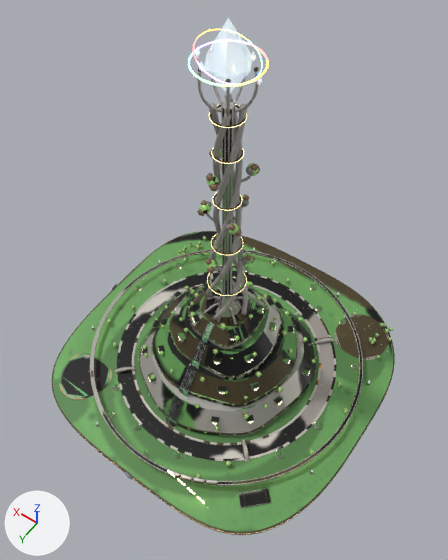
The FBX model SpaceStation/Assets/_Project/Art/Models/Modules/SM_Evo_OrbitalCity.fbx as it was, and as the next commit left it.
Rendered twice from a 50 mm camera at (-4.96, 2.21, 8.28) aimed at (-2.19, -1.66, 2.2). Every picture has the same lights, and +X, +Y and +Z are marked at lower left. The older version comes first. Where no turn or scale is listed for an object, it has been applied to the vertices. Vertices at exactly the same position are counted once.

In view in the first picture: 'Emblem_Fx_OrbitalCity', 'SMN_Evo_OrbitalCity' and 3 more.
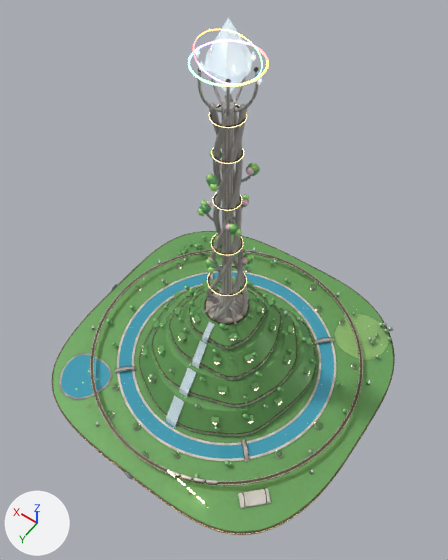
Pixel boxes [x1, y1, x2, y2] of what changed, in the pictures (448 x 560 px):
part 1 of me_emblem_fx_orbitalcity_002, added
    after: [119, 273, 334, 459]
part 2 of me_emblem_fx_orbitalcity_002, added
    after: [61, 355, 110, 397]
part 3 of me_emblem_fx_orbitalcity_002, reshaped
    after: [166, 322, 214, 428]
part 4 of me_smn_evo_orbitalcity_002, deleted
    before: [61, 322, 214, 428]
part 5 of me_smn_evo_orbitalcity_002, deleted
    before: [119, 273, 334, 459]
part 6 of me_smn_evo_orbitalcity_002, surface changed
    both: [52, 106, 393, 535]

The change, as a diff of the scene's bpy script:
```diff
--- a/SpaceStation/Assets/_Project/Art/Models/Modules/SM_Evo_OrbitalCity.fbx.py
+++ b/SpaceStation/Assets/_Project/Art/Models/Modules/SM_Evo_OrbitalCity.fbx.py
@@ mat_fx_purewater @@
+mat_fx_purewater = principled_material('FX_PureWater')
+mat_fx_purewater.base_color = (0.06, 0.38, 0.52)  # cyan #45a6bf
+mat_fx_purewater.metallic = 0.2
+mat_fx_purewater.roughness = 0.05
@@ mat_fx_falls @@
+mat_fx_falls = principled_material('FX_Falls')
+mat_fx_falls.base_color = (0.7, 0.87, 0.95)  # pale blue #daf0f9
+mat_fx_falls.roughness = 0.15
@@ me_smn_evo_orbitalcity_002 @@
 # used by ob_smn_evo_orbitalcity; location = (0.0, 0.0, 0.0)
-me_smn_evo_orbitalcity_002.from_pydata(...)  # 26562 vertices, 29106 faces; spans x -4.39..0.38, y -4.39..0.38, z -0.42..4.98
+me_smn_evo_orbitalcity_002.from_pydata(...)  # 26186 vertices, 28510 faces; spans x -4.39..0.38, y -4.39..0.38, z -0.42..4.98
+# me_smn_evo_orbitalcity_002 part 4: 6 loose pieces with 184 vertices, spanning x -2.09..-0.05, y -1.64..-0.04, z -0.26..1.11, are deleted
+# me_smn_evo_orbitalcity_002 part 5
+# 192 vertices are removed from x -3.7..-0.3, y -3.7..-0.3, z -0.25
+# 384 faces are deleted
+# me_smn_evo_orbitalcity_002 part 6: 15638 kept faces spanning x -4.39..0.38, y -4.38..0.38, z -0.42..4.5 get new texture (UV) coordinates
 me_smn_evo_orbitalcity_002.materials.append(mat_tex_evo_orbitalcity)
@@ me_emblem_fx_orbitalcity_002 @@
 # used by ob_emblem_fx_orbitalcity; location = (0.0, 0.0, 0.0)
-me_emblem_fx_orbitalcity_002.from_pydata(...)  # 5421 vertices, 5930 faces; spans x -4.39..0.39, y -4.39..0.39, z -0.31..5.42
+me_emblem_fx_orbitalcity_002.from_pydata(...)  # 5989 vertices, 6526 faces; spans x -4.39..0.39, y -4.39..0.39, z -0.31..5.42
+# me_emblem_fx_orbitalcity_002 part 1: a new loose piece of 384 vertices spanning x -3.7..-0.3, y -3.7..-0.3, z -0.26..-0.25, in mat_fx_purewater (cyan #45a6bf)
+# me_emblem_fx_orbitalcity_002 part 2: a new loose piece of 80 vertices spanning x -0.79..-0.05, y -0.76..-0.04, z -0.26..-0.25, in mat_fx_purewater (cyan #45a6bf)
+# me_emblem_fx_orbitalcity_002 part 3: 4 vertices moved within x -2.0..-1.96, y -1.64..-1.44, z 0.87..1.11; 104 vertices added at x -2.09..-1.91, y -1.64..-0.52, z -0.26..1.11
 me_emblem_fx_orbitalcity_002.materials.append(mat_fx_fluorwhite)
@@ me_emblem_fx_orbitalcity_002 @@
 me_emblem_fx_orbitalcity_002.materials.append(mat_fx_rainbow6)
+me_emblem_fx_orbitalcity_002.materials.append(mat_fx_purewater)  # cyan #45a6bf
+me_emblem_fx_orbitalcity_002.materials.append(mat_fx_falls)  # pale blue #daf0f9
```
